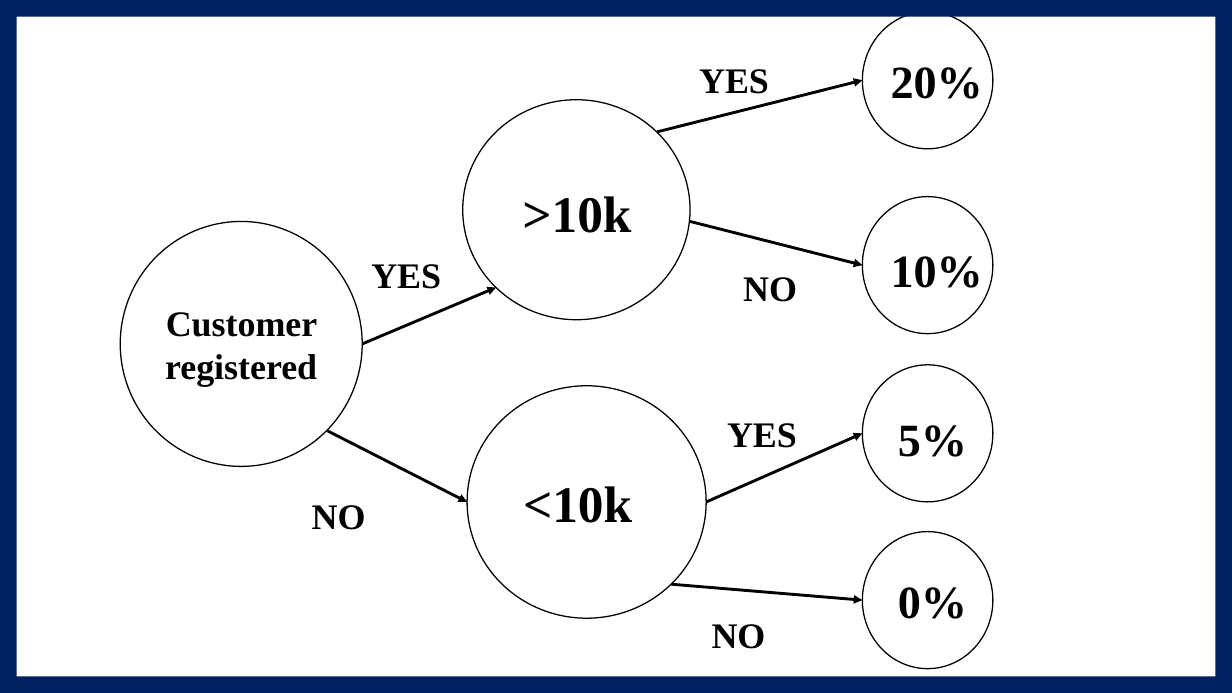
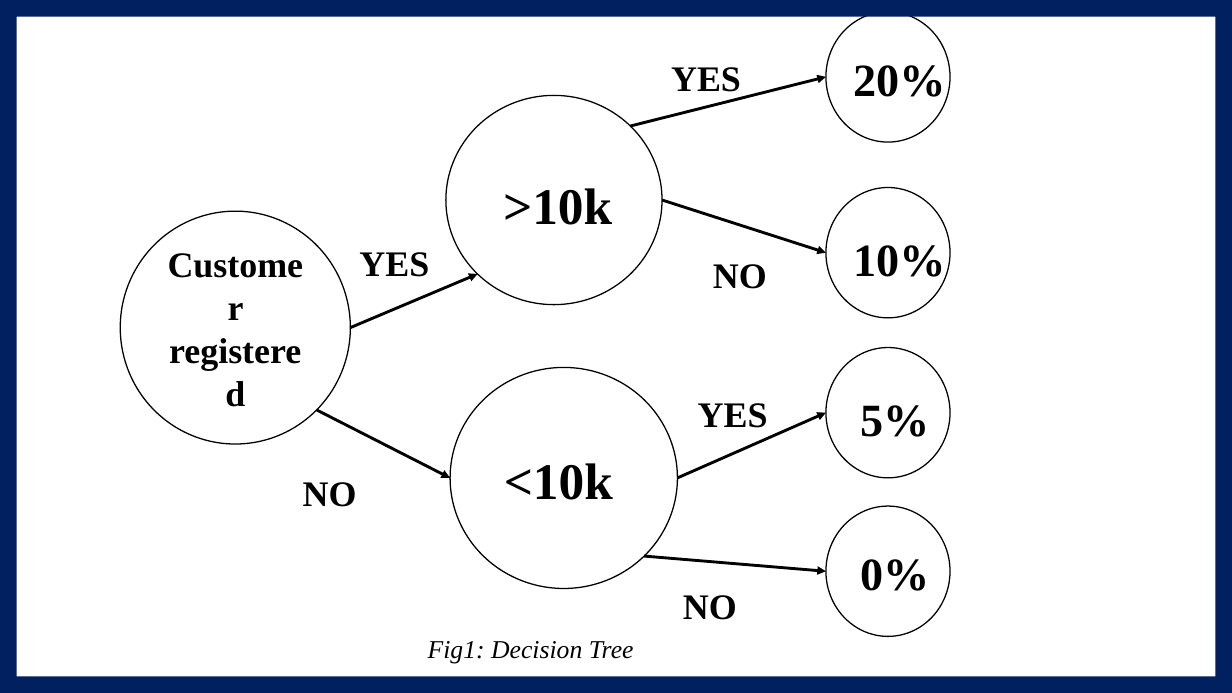
Before and after one commit to tamanghawana0815/SAD-ppt, a slide deck: slide 12 of Presentation.pptx (slide 11 before the commit). Drawn at 1232x693 pixels with LibreOffice and Linux fonts; fonts in the diff are those of the drawing. Boxes give left, top, right and bottom in pixels: in the first picture for what was removed or moved away, otherwise in the second. Text is boxed around its words. In the diff, an @@ line names an element or a change of style, - is before the commit and + after.

```diff
--- a/Presentation.pptx
+++ b/Presentation.pptx
@@ ellipse: place and size @@
-ellipse at bbox=[862, 12, 993, 149]
+ellipse at bbox=[826, 12, 950, 142]
@@ text "YES" rewrapped from bbox=[699, 69, 769, 94] to bbox=[671, 67, 741, 99] @@
@@ text "20%" rewrapped from bbox=[891, 67, 983, 99] to bbox=[853, 65, 945, 105] @@
@@ arrow moved from (657, 132) - (862, 80) to (630, 126) - (826, 77) @@
@@ ellipse: place and size @@
-ellipse at bbox=[463, 100, 690, 320]
+ellipse at bbox=[446, 95, 663, 304]
@@ text ">10k": place and size @@
-text ">10k" at bbox=[522, 196, 631, 233]
+text ">10k" at bbox=[503, 188, 612, 225]
@@ arrow moved from (690, 222) - (862, 265) to (663, 200) - (826, 252) @@
@@ ellipse: place and size @@
-ellipse at bbox=[862, 197, 993, 334]
+ellipse at bbox=[826, 188, 950, 318]
@@ ellipse "Customer registered": place and size @@
-ellipse "Customer registered" at bbox=[120, 222, 362, 467]
+ellipse "Customer registered" at bbox=[120, 212, 350, 445]
@@ text "YES": place and size @@
-text "YES" at bbox=[371, 264, 441, 289]
+text "YES" at bbox=[359, 252, 429, 277]
@@ text "10%" rewrapped from bbox=[891, 256, 983, 288] to bbox=[853, 245, 945, 286] @@
@@ text "NO": place and size @@
-text "NO" at bbox=[743, 277, 797, 302]
+text "NO" at bbox=[713, 264, 767, 289]
@@ arrow moved from (362, 344) - (496, 287) to (350, 328) - (478, 274) @@
@@ ellipse: place and size @@
-ellipse at bbox=[862, 365, 993, 502]
+ellipse at bbox=[826, 348, 950, 478]
@@ ellipse: place and size @@
-ellipse at bbox=[468, 386, 707, 619]
+ellipse at bbox=[450, 368, 677, 589]
@@ text "YES": place and size @@
-text "YES" at bbox=[727, 423, 797, 448]
+text "YES" at bbox=[698, 403, 768, 428]
@@ text "5%": place and size @@
-text "5%" at bbox=[898, 425, 967, 457]
+text "5%" at bbox=[860, 405, 929, 437]
@@ arrow moved from (327, 431) - (468, 502) to (317, 410) - (450, 478) @@
@@ arrow moved from (706, 502) - (862, 433) to (677, 478) - (826, 413) @@
@@ text "<10k": place and size @@
-text "<10k" at bbox=[523, 486, 632, 523]
+text "<10k" at bbox=[504, 463, 613, 500]
@@ text "NO": place and size @@
-text "NO" at bbox=[312, 505, 366, 530]
+text "NO" at bbox=[303, 482, 357, 507]
@@ ellipse: place and size @@
-ellipse at bbox=[862, 531, 993, 668]
+ellipse at bbox=[826, 506, 950, 637]
@@ arrow moved from (671, 584) - (862, 601) to (644, 556) - (826, 571) @@
@@ text "0%": place and size @@
-text "0%" at bbox=[898, 587, 967, 619]
+text "0%" at bbox=[860, 559, 929, 591]
@@ text "NO": place and size @@
-text "NO" at bbox=[712, 624, 766, 649]
+text "NO" at bbox=[683, 595, 737, 620]
@@ text added at bbox=[428, 641, 634, 664], 20 pt, text #000000, italic @@
+Fig1: Decision Tree
```
Also in this commit, not shown: 8 other slides changed, 2 slides added, 1 other file.
